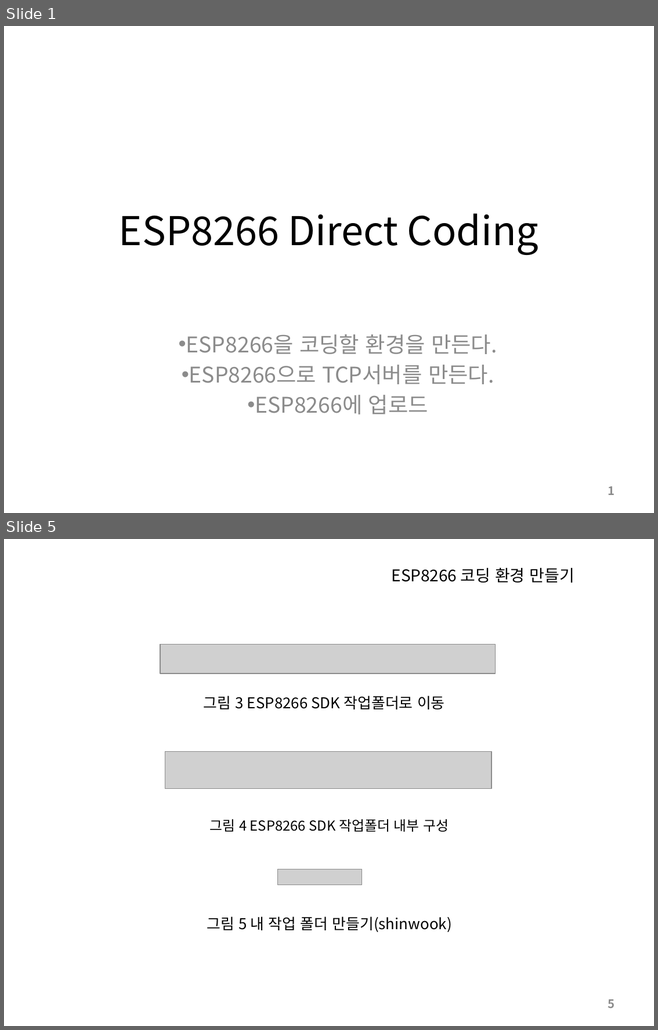
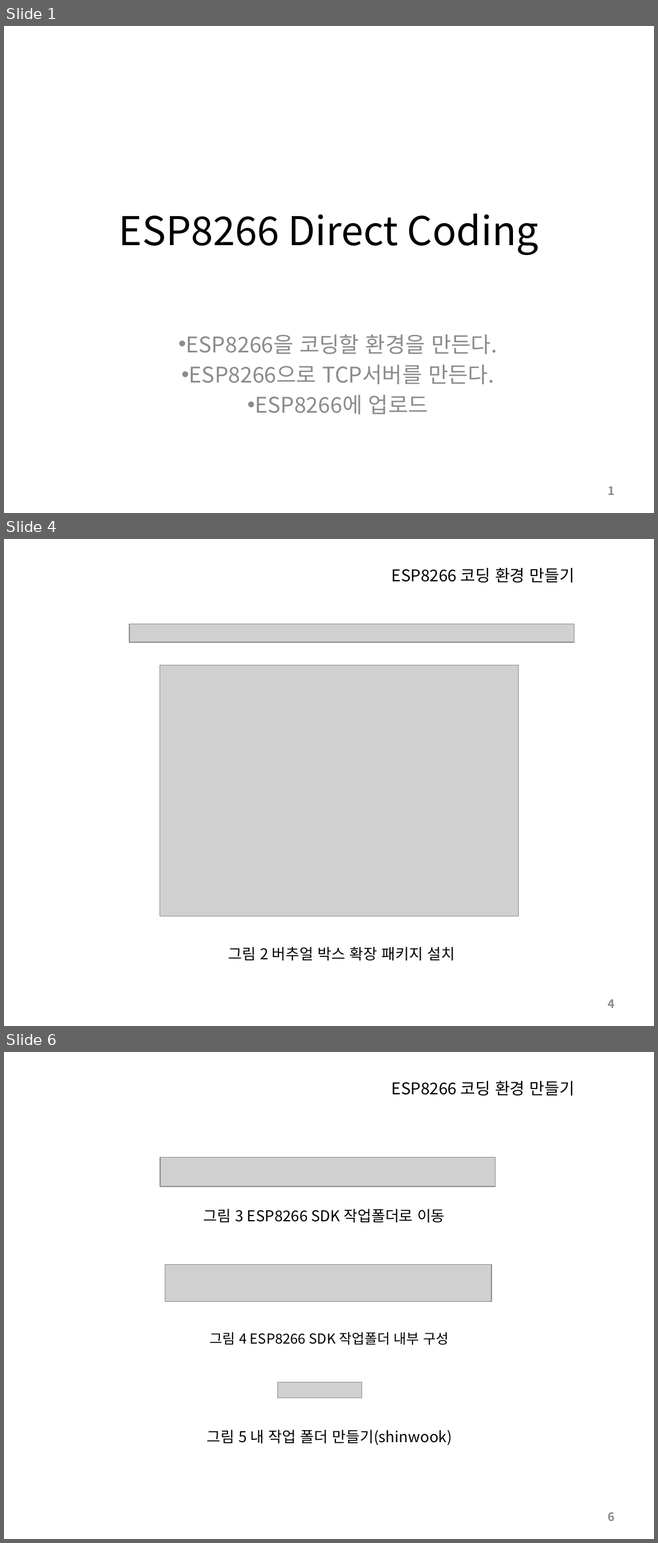
Before and after one commit to SleeperKKY/ESP8266, a slide deck: ESP8266 Direct Coding.pptx. Shown one above the other, each under a label of ours: slides 1 and 5 before the commit, slides 1, 4 and 6 after it; the slides between them are not shown. The pictures are 658x1030 and 658x1543 pixels, drawn with LibreOffice and Linux fonts; fonts in the diff are those of the drawing; grey boxes stand for pictures. Boxes give left, top, right and bottom in pixels: in the first picture for what was removed or moved away, otherwise in the second. Text is boxed around its words. In the diff, an @@ line names an element or a change of style, - is before the commit and + after.

```diff
--- a/ESP8266 Direct Coding.pptx
+++ b/ESP8266 Direct Coding.pptx
@@ slide 4 added at [4,539,654,1026], background #FFFFFF @@
@@ title added at [391,567,574,583], 18 pt, text #000000 @@
+ESP8266 코딩 환경 만들기
@@ picture added at [129,624,574,642] @@
@@ picture added at [160,665,518,917] @@
@@ text added at [228,947,455,961], 16.6 pt, text #000000 @@
+그림 2 버추얼 박스 확장 패키지 설치
@@ page number added at [608,1000,615,1008], 13 pt, text #8C8C8C, bold @@
+4
@@ what was slide 5 is now slide 6 @@
@@ page number at [608,1513,615,1521]: text changed @@
-5
+6
```
Also in this commit, not shown: 6 slides changed, 1 other slide added.
